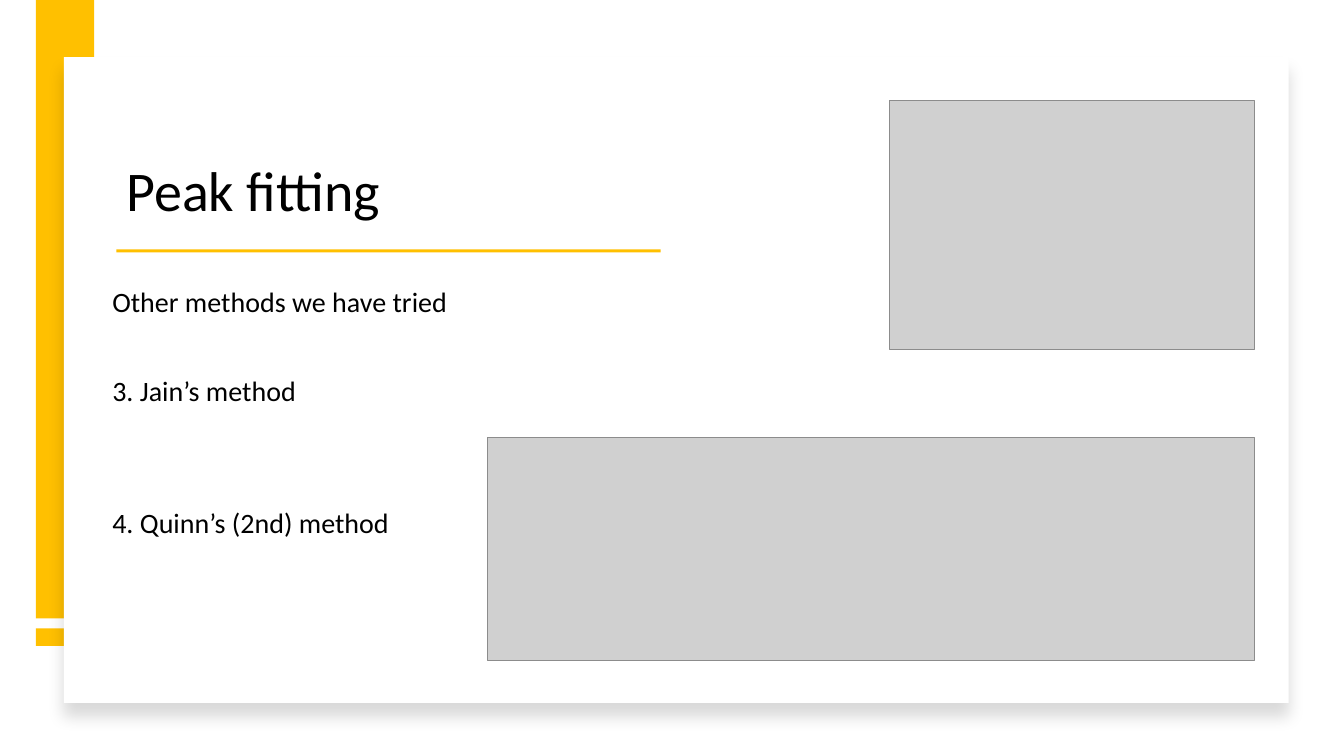
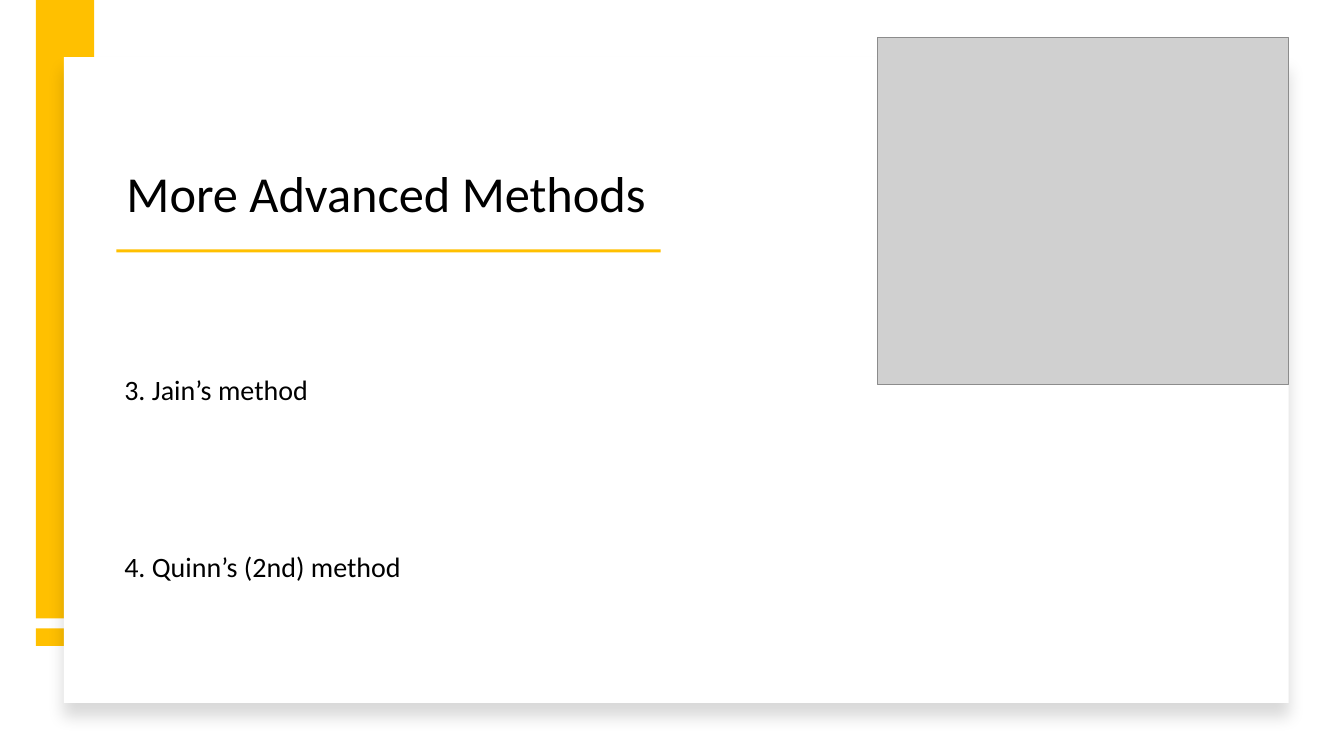
Before and after one commit to Sibeng32/Saban-Caliskan-Fourier-Analysis, a slide deck: slide 7 of Verbeterde Powerpoint Fourier Analysis.pptx. Drawn at 1344x756 pixels with LibreOffice and Linux fonts; fonts in the diff are those of the drawing; grey boxes stand for pictures. Boxes give left, top, right and bottom in pixels: in the first picture for what was removed or moved away, otherwise in the second. Text is boxed around its words. In the diff, an @@ line names an element or a change of style, - is before the commit and + after.

```diff
--- a/Verbeterde Powerpoint Fourier Analysis.pptx
+++ b/Verbeterde Powerpoint Fourier Analysis.pptx
@@ picture: place and size @@
-picture at [890,100,1255,349]
+picture at [877,37,1289,385]
@@ title at [126,177,646,213]: text changed; size 40 to 36 pt @@
-Peak fitting
+More Advanced Methods
@@ text "3. Jain’s method": place and size @@
-text "3. Jain’s method" at [112,292,447,537]
+text "3. Jain’s method" at [124,380,401,581]
@@ text at [112,292,447,313]: paragraph removed @@
-Other methods we have tried
@@ picture removed at [488,438,1254,661] @@
```
Also in this commit, not shown: 6 other slides changed, 3 other files.
